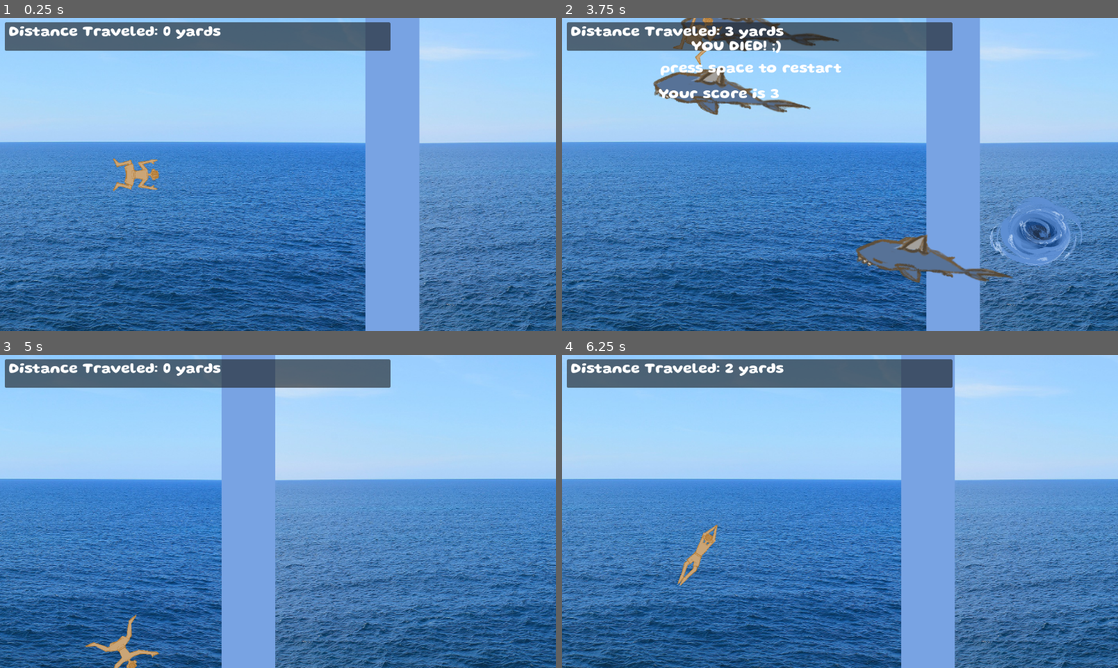
Above: before the commit, frames 1-4 (two rows, left to right).
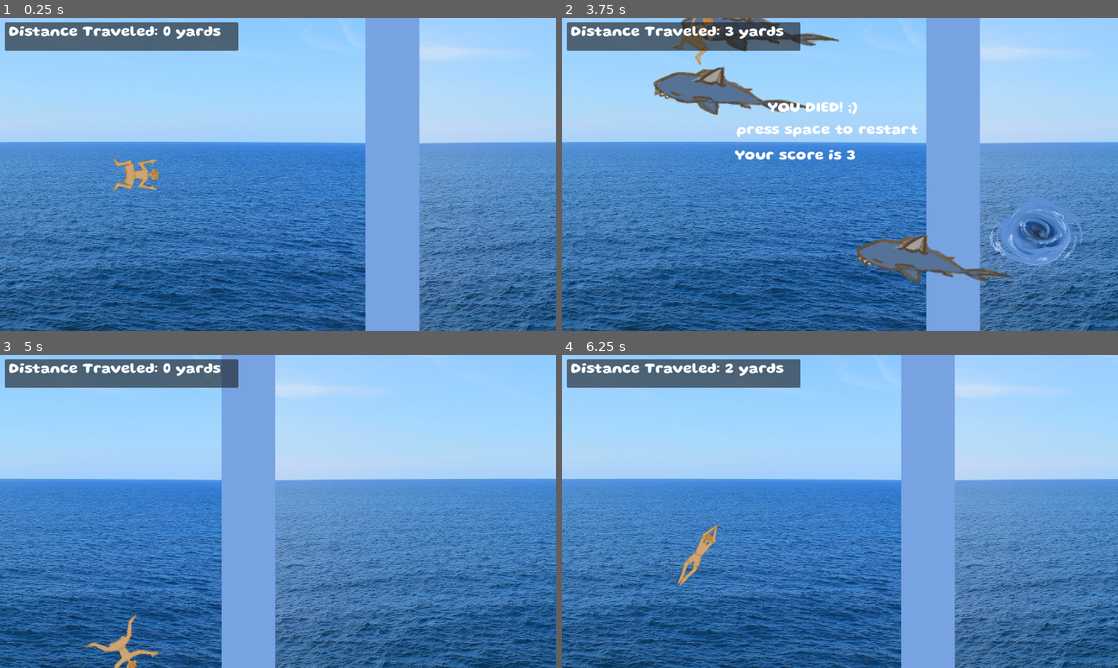
Above: after the commit, the same moments.

Repository: sophieTheProgrammer/microjam-island-61
Game: Godot game, scene res://scenes/game.tscn
Two runs of this game, one before a commit and one after it. Both use one fixed random seed, a clock stepped at 60 frames per second and the inputs below.
Inputs (mouse positions are in pixels of both pictures, inside the frame that each line leads up to):
- Up to frame 1 (0.25 s): no input
- Up to frame 2 (3.75 s): tap Enter (ui_accept) at 0.5, 0.77, 1.52, 3.02 s; move the mouse to (962, 158) at 0.52 s; hold Up (up) 0.53-1.28 s; click (962, 158) at 0.6 s; move the mouse to (728, 190) at 1.27 s; hold Down (down) 1.28-2.03 s; click (728, 190) at 1.35 s; move the mouse to (895, 105) at 2.02 s; hold Up (up) 2.03-3.53 s; click (895, 105) at 2.1 s; move the mouse to (812, 237) at 2.77 s; click (812, 237) at 2.85 s; move the mouse to (1006, 221) at 3.52 s; hold Down (down) from 3.53 s (still down); click (1006, 221) at 3.6 s
- Up to frame 3 (5 s): keep holding Down (down); tap Enter (ui_accept) at 3.77, 4.52 s; tap Space (restart game) at 4.15 s; move the mouse to (111, 464) at 4.27 s; click (111, 464) at 4.35 s
- Up to frame 4 (6.25 s): move the mouse to (867, 511) at 5.02 s; click (867, 511) at 5.1 s; move the mouse to (756, 433) at 5.77 s; release Down (down) at 5.78 s; hold Up (up) from 5.78 s (still down); click (756, 433) at 5.85 s; tap Enter (ui_accept) at 6.02 s

The runs differ from the first frame. In frame 1, 2.5% of the frame differs, in the area x 42-71%, y 1-11%; in frame 2, 4.8%, in the area x 17-71%, y 1-46%; in frame 3, 2.5%; in frame 4, 2.5%.

Commit message:
minor changes

Diff:
--- a/scenes/end_screen.tscn
+++ b/scenes/end_screen.tscn
@@ -9,24 +9,24 @@
 visible = false
 
 [node name="score" type="RichTextLabel" parent="CanvasLayer" unique_id=339543457]
-offset_left = 200.0
-offset_top = 145.0
-offset_right = 835.0
-offset_bottom = 312.0
+offset_left = 358.0
+offset_top = 272.0
+offset_right = 993.0
+offset_bottom = 439.0
 text = "your score is (if you see this in
 game there is a bug and we
 need to fix it lol)"
 
 [node name="Space to restart" type="RichTextLabel" parent="CanvasLayer" unique_id=1233305378]
-offset_left = 204.0
-offset_top = 92.0
-offset_right = 839.0
-offset_bottom = 259.0
+offset_left = 362.0
+offset_top = 219.0
+offset_right = 997.0
+offset_bottom = 386.0
 text = "press space to restart"
 
 [node name="EndTitle" type="RichTextLabel" parent="CanvasLayer" unique_id=65157155]
-offset_left = 268.0
-offset_top = 46.0
-offset_right = 903.0
-offset_bottom = 213.0
+offset_left = 426.0
+offset_top = 173.0
+offset_right = 1061.0
+offset_bottom = 340.0
 text = "YOU DIED! ;)"
--- a/scenes/ui.tscn
+++ b/scenes/ui.tscn
@@ -14,7 +14,7 @@
 [node name="Panel" type="Panel" parent="." unique_id=1760701443]
 offset_left = 10.0
 offset_top = 9.0
-offset_right = 809.0
+offset_right = 494.0
 offset_bottom = 68.0
 
 [node name="Distance" type="RichTextLabel" parent="." unique_id=679238702]
--- a/scripts/global.gd
+++ b/scripts/global.gd
@@ -16,9 +16,5 @@
 
 func start_game():
 	Engine.time_scale = 1
-	#fade_node.fade(1,0)
-	get_tree().change_scene_to_packed(GAME)
-
-	#await fade_node.fade(0,1.5).finished
 	get_tree().reload_current_scene()
 	score = 0
